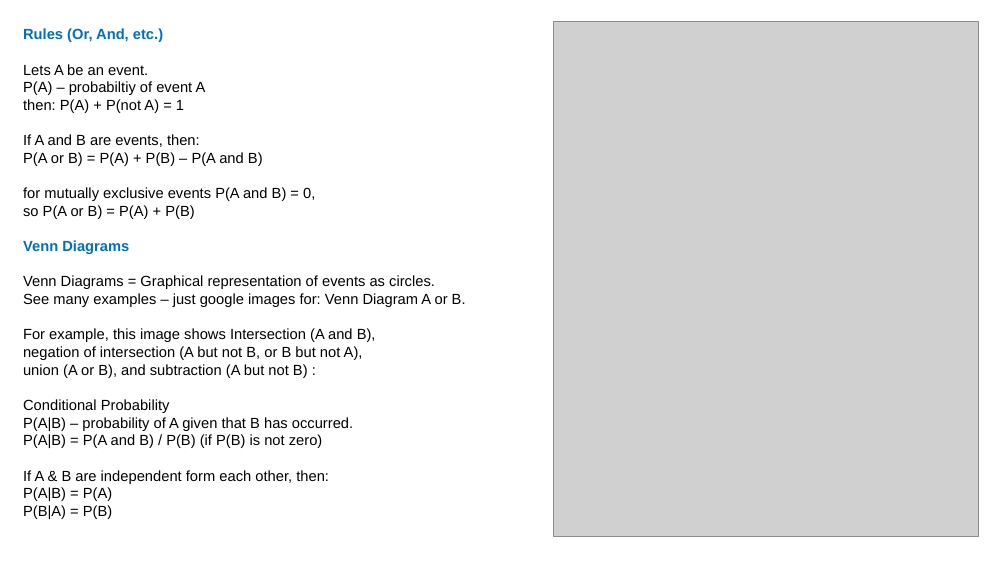
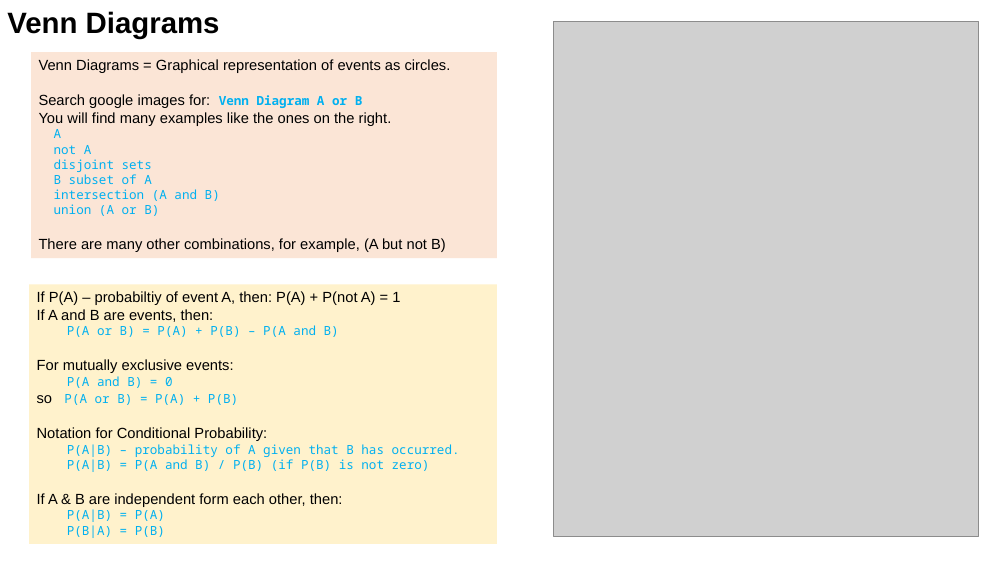
Before and after one commit to lselector/statistics, a slide deck: slide 4 of statistics_01_probability.pptx. Drawn at 1008x567 pixels with LibreOffice and Linux fonts; fonts in the diff are those of the drawing; grey boxes stand for pictures. Boxes give left, top, right and bottom in pixels: in the first picture for what was removed or moved away, otherwise in the second. Text is boxed around its words. In the diff, an @@ line names an element or a change of style, - is before the commit and + after.

```diff
--- a/statistics_01_probability.pptx
+++ b/statistics_01_probability.pptx
@@ text added at (7, 11, 220, 39), 28 pt, text #000000, bold @@
+Venn Diagrams
@@ rectangle added at (31, 52, 497, 259), fill #FBE5D6, 14 pt, text #000000 @@
+Venn Diagrams = Graphical representation of events as circles.
+Search google images for: Venn Diagram A or B
+You will find many examples like the ones on the right.
+  A
+  not A
+  disjoint sets
+  B subset of A
+  intersection (A and B)
+  union (A or B)
+There are many other combinations, for example, (A but not B)
@@ rectangle "If P(A) – probabiltiy of ...": place and size @@
-rectangle "If P(A) – probabiltiy of ..." at (23, 28, 466, 519)
+rectangle "If P(A) – probabiltiy of ..." at (29, 284, 498, 544)
@@ rectangle "If P(A) – probabiltiy of ..." at (29, 284, 498, 544): fill none to #FFF2CC @@
@@ text in rectangle at (37, 291, 400, 305): text changed @@
-Rules (Or, And, etc.)
-Lets A be an event.
-P(A) – probabiltiy of event A
-then: P(A) + P(not A) = 1
+If P(A) – probabiltiy of event A, then: P(A) + P(not A) = 1
@@ text in rectangle at (37, 325, 460, 538): size 14 to 12 pt, font Arial to Noto Sans Mono, text colour #000000 to #00B0F0 in "P(A or B) = P(A) + P(B) ...", "P(A or B) = P(A) + P(B)", "P(A|B) – probability of A given that ...", "P(A|B) = P(A and B) / P(B) ..." and 2 more places @@
@@ text in rectangle at (37, 359, 233, 388): text changed @@
-for mutually exclusive events P(A and B) = 0,
+For mutually exclusive events:
+P(A and B) = 0
@@ text in rectangle at (37, 427, 267, 441): text changed @@
-Venn Diagrams
-Venn Diagrams = Graphical representation of events as circles.
-See many examples – just google images for: Venn Diagram A or B.
-For example, this image shows Intersection (A and B),
-negation of intersection (A but not B, or B but not A),
-union (A or B), and subtraction (A but not B) :
-Conditional Probability
+Notation for Conditional Probability:
```
Also in this commit, not shown: 7 other slides changed, 3 slides added.
